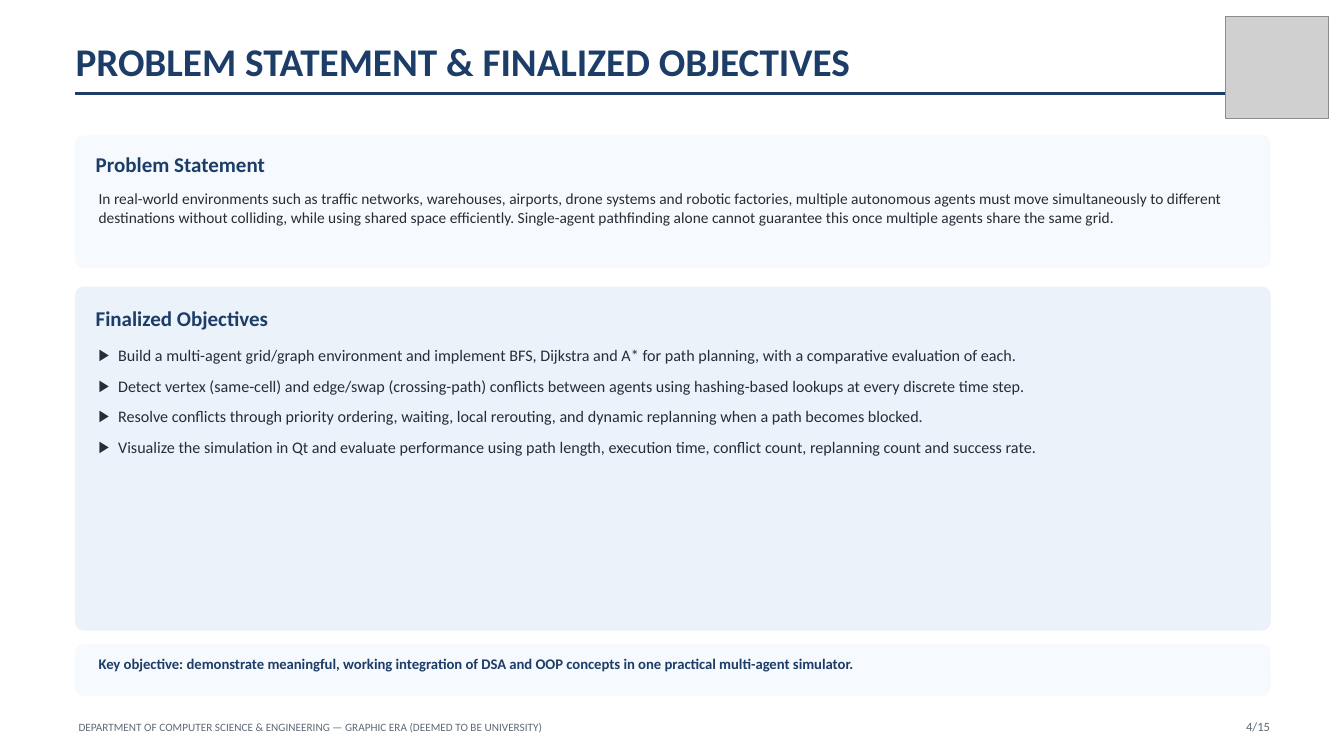
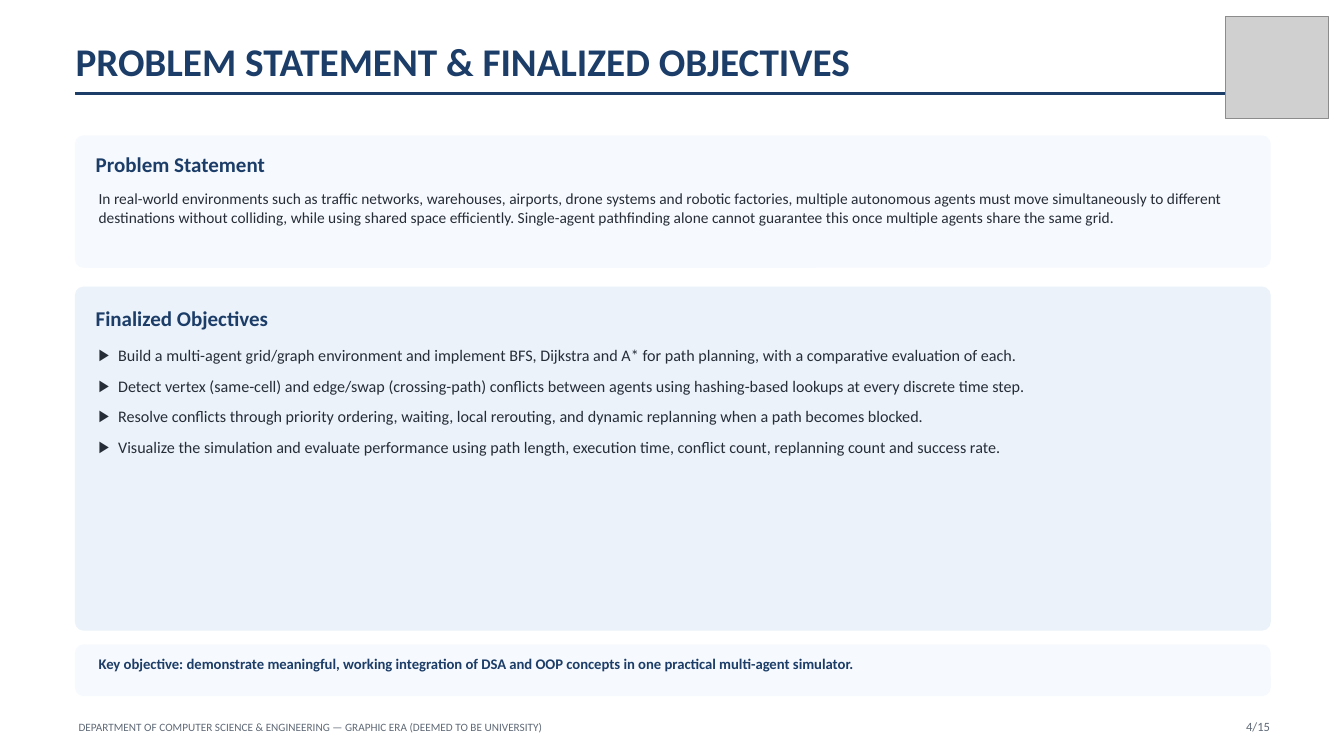
Before and after one commit to ayushirautela123/Simulator-for-Path-Planning-of-Multi-Agent, a slide deck: slide 4 of TeamAFK_PhaseII_Evaluation.pptx. Drawn at 1344x756 pixels with LibreOffice and Linux fonts; fonts in the diff are those of the drawing; grey boxes stand for pictures. Boxes give left, top, right and bottom in pixels: in the first picture for what was removed or moved away, otherwise in the second. Text is boxed around its words. In the diff, an @@ line names an element or a change of style, - is before the commit and + after.

```diff
--- a/TeamAFK_PhaseII_Evaluation.pptx
+++ b/TeamAFK_PhaseII_Evaluation.pptx
@@ text at (118,442,1000,456): text changed @@
-▶ Visualize the simulation in Qt and evaluate performance using path length, execution time, conflict count, replanning count and success rate.
+▶ Visualize the simulation and evaluate performance using path length, execution time, conflict count, replanning count and success rate.
```
Also in this commit, not shown: 12 other slides changed.
